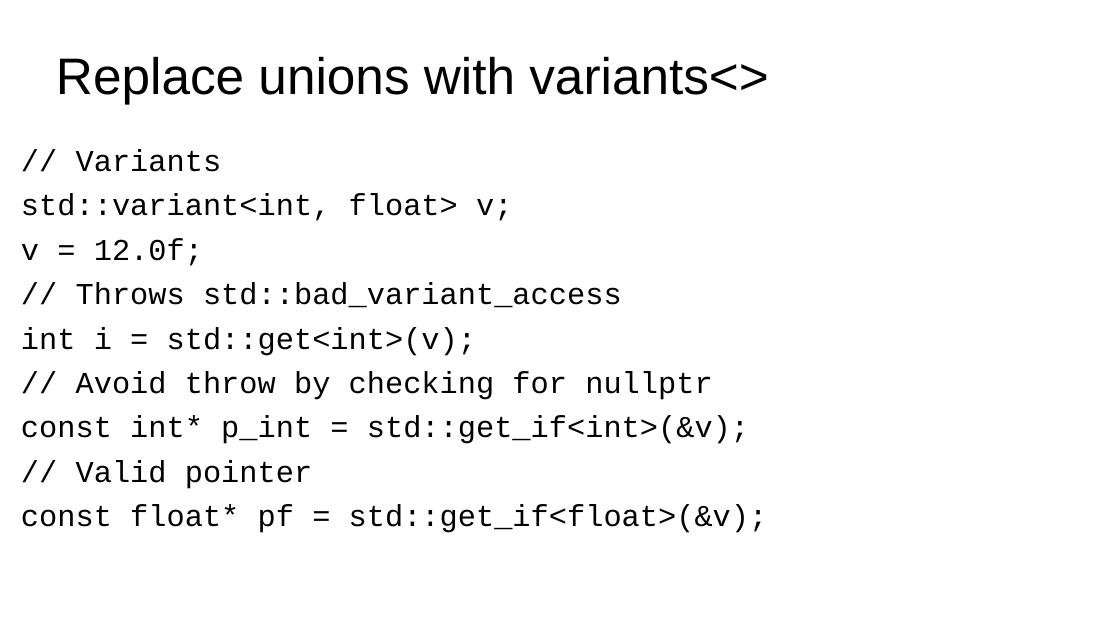
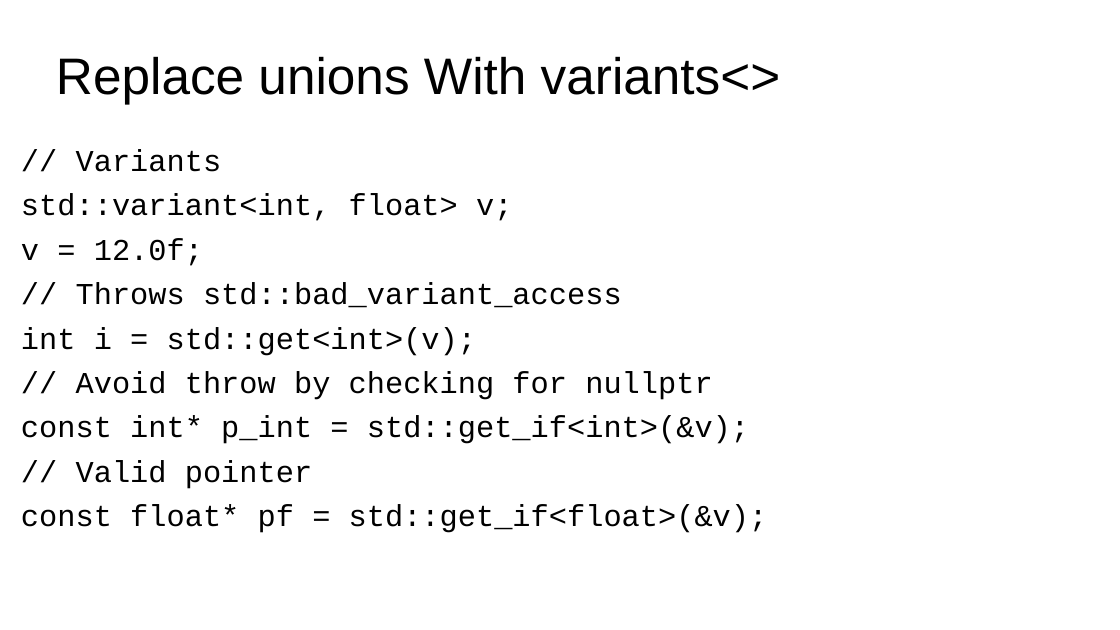
Before and after one commit to LongArmMcGee/cpp-safety, a slide deck: slide 30 of images/safe_cpp_graphics.pptx (slide 28 before the commit). Drawn at 1120x630 pixels with LibreOffice and Linux fonts; fonts in the diff are those of the drawing. Boxes give left, top, right and bottom in pixels: in the first picture for what was removed or moved away, otherwise in the second. Text is boxed around its words. In the diff, an @@ line names an element or a change of style, - is before the commit and + after.

```diff
--- a/images/safe_cpp_graphics.pptx
+++ b/images/safe_cpp_graphics.pptx
@@ title at [56,56,780,104]: text changed @@
-Replace unions with variants<>
+Replace unions With variants<>
```
Also in this commit, not shown: 11 other slides changed, 3 slides added, 1 slide removed, 1 other file.
